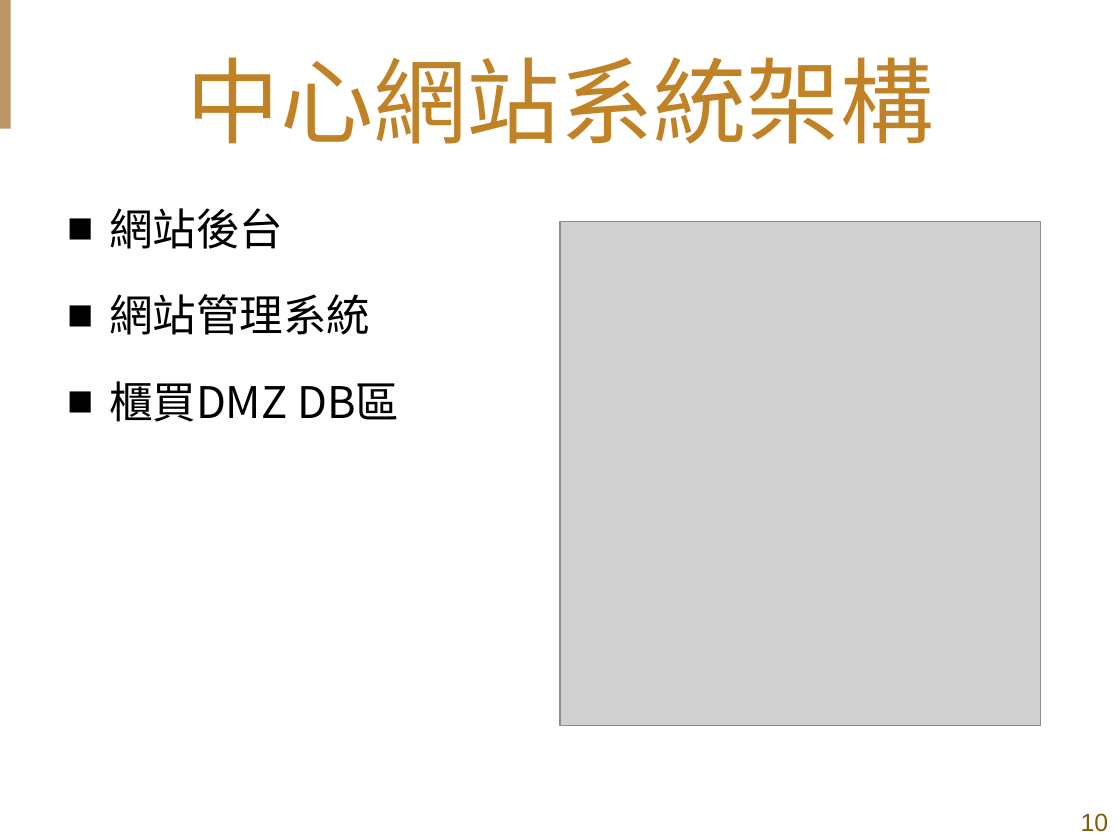
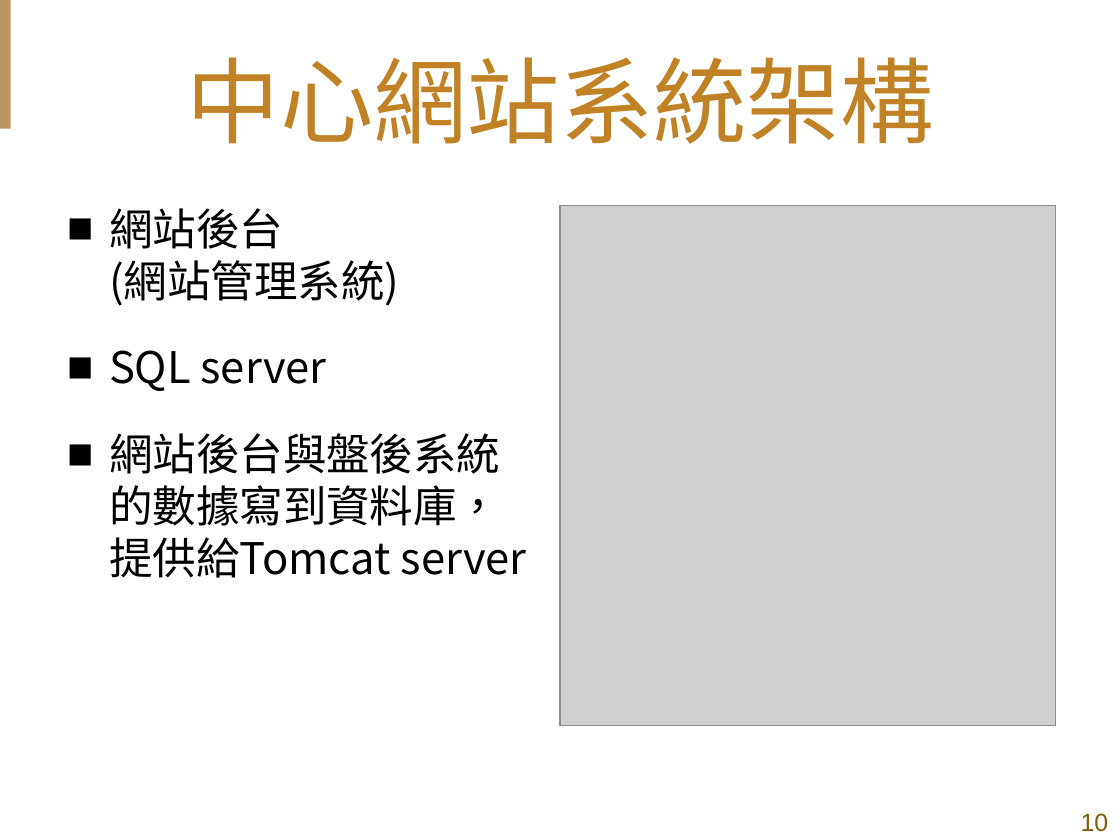
Before and after one commit to shih33/java_atguigu, a slide deck: slide 10 of 期末報告/期末簡報_施詠舜.pptx. Drawn at 1120x840 pixels with LibreOffice and Linux fonts; fonts in the diff are those of the drawing; grey boxes stand for pictures; background and template pictures are left out. Boxes give left, top, right and bottom in pixels: in the first picture for what was removed or moved away, otherwise in the second. Text is boxed around its words. In the diff, an @@ line names an element or a change of style, - is before the commit and + after.

```diff
--- a/期末報告/期末簡報_施詠舜.pptx
+++ b/期末報告/期末簡報_施詠舜.pptx
@@ text at (109,208,527,578): text changed @@
-■ 網站後台
-■ 網站管理系統
-■ 櫃買DMZ DB區
+■ 網站後台
+  (網站管理系統)
+■ SQL server
+■ 網站後台與盤後系統的數據寫到資料庫，提供給Tomcat server
@@ picture: place and size @@
-picture at (560,222,1040,726)
+picture at (560,205,1056,725)
```
Also in this commit, not shown: 7 other slides changed, 1 slide added, 2 slides removed, 2 other files.
